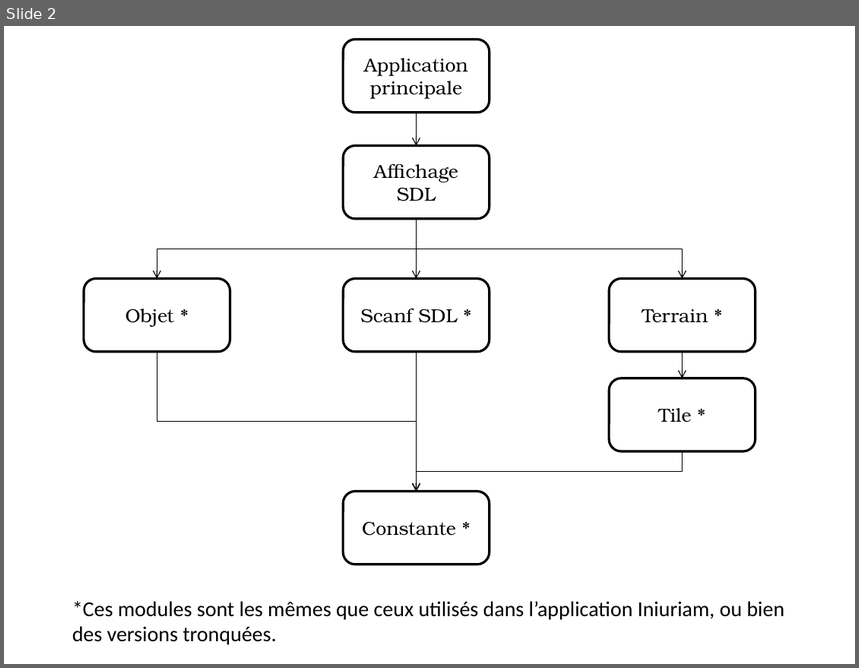
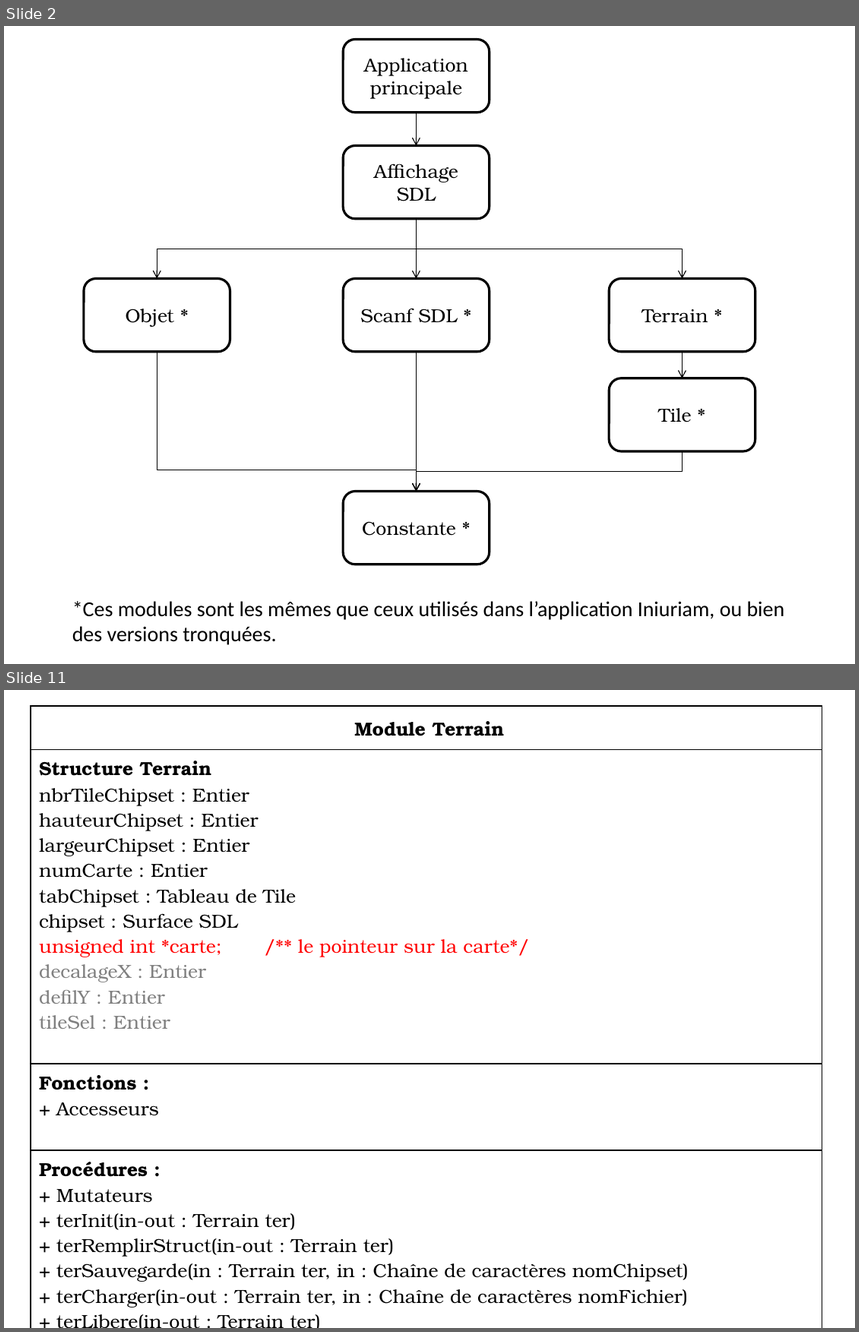
Before and after one commit to Rometach/iniuriam, a slide deck: Modules.pptx. Shown one above the other, each under a label of ours: slide 2 before the commit, slides 2 and 11 after it; the slides between them are not shown. The pictures are 859x668 and 859x1332 pixels, drawn with LibreOffice and Linux fonts; fonts in the diff are those of the drawing. Boxes give left, top, right and bottom in pixels: in the first picture for what was removed or moved away, otherwise in the second. Text is boxed around its words. In the diff, an @@ line names an element or a change of style, - is before the commit and + after.

Commit message:
Le diagramme des Modules !

```diff
--- a/Modules.pptx
+++ b/Modules.pptx
@@ slide 11 added at box(4, 690, 855, 1328), background #FFFFFF @@
@@ table added at box(31, 706, 822, 1311), 4 rows, 1 columns @@
+Module Terrain
+Structure Terrain / nbrTileChipset : Entier / hauteurChipset : Entier / largeurChipset : Entier / numCarte : Entier / tabChipset : Tableau de Tile / chipset : Surface SDL / unsigned int *carte; /** le pointeur sur la carte*/ / decalageX : Entier / defilY : Entier / tileSel : Entier
+Fonctions : / + Accesseurs
+Procédures : / + Mutateurs / + terInit(in-out : Terrain ter) / + terRemplirStruct(in-out : Terrain ter) / + terSauvegarde(in : Terrain ter, in : Chaîne de caractères nomChipset) / + terCharger(in-out : Terrain ter, in : Chaîne de caractères nomFichier) / + terLibere(in-out : Terrain ter)
@@ slide 2 changed as well @@
@@ elbow arrow (158, 352) - (416, 492): route changed @@
```
Also in this commit, not shown: 2 other slides changed, 17 other slides added.
